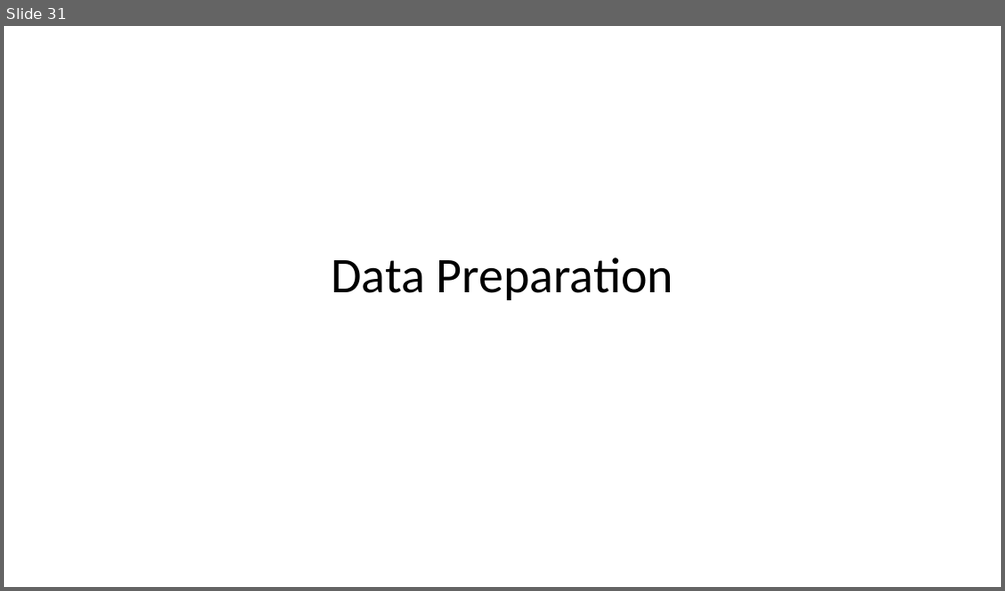
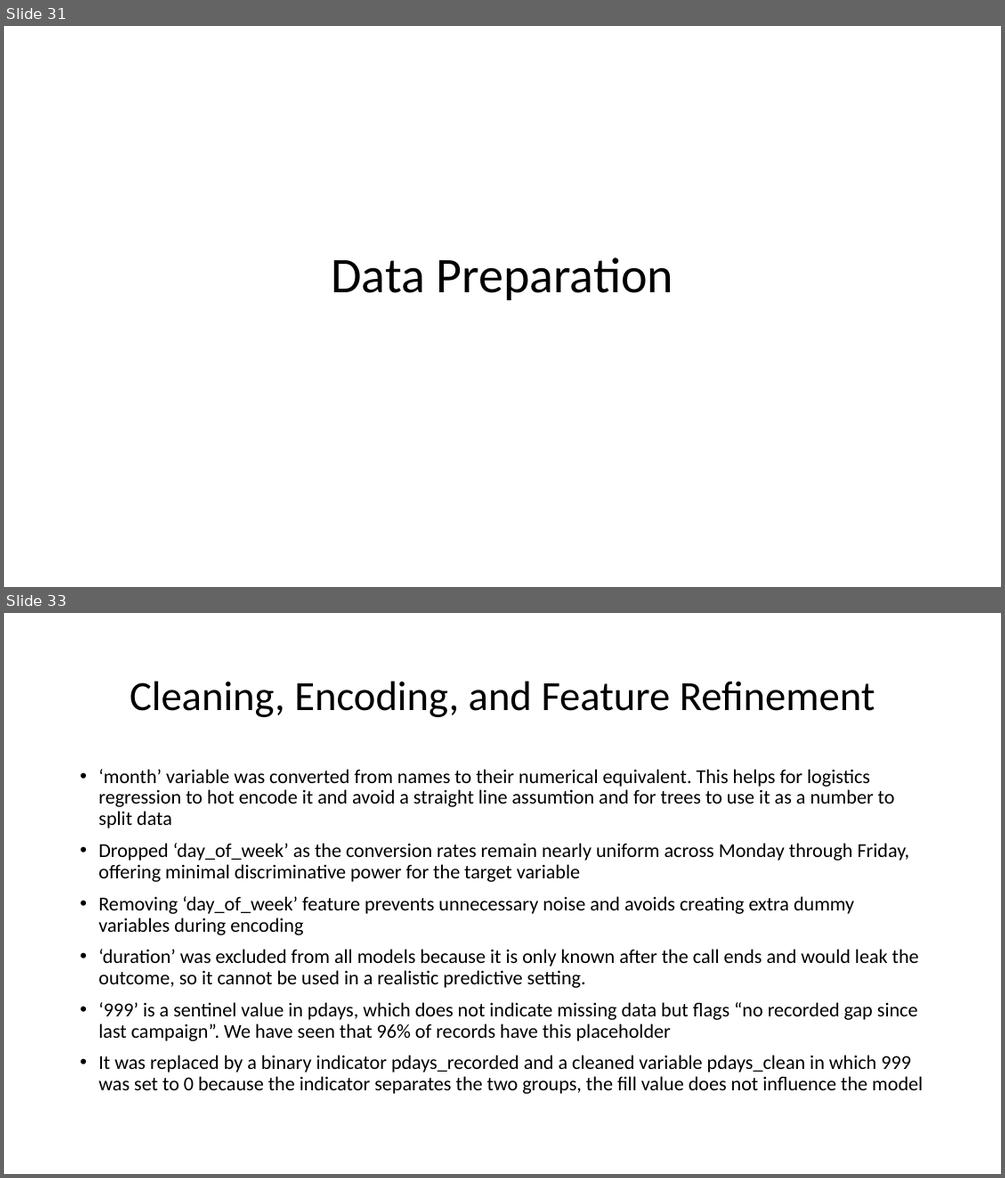
Before and after one commit to anoopungrd/sgh-advanced-analytics-big-data, a slide deck: semester-1/data-mining/project/documentation/Bank Marketing - Term Deposit Subscription.pptx. Shown one above the other, each under a label of ours: slide 31 before the commit, slides 31 and 33 after it; the slides between them are not shown. The pictures are 1005x591 and 1005x1178 pixels, drawn with LibreOffice and Linux fonts; fonts in the diff are those of the drawing. Boxes give left, top, right and bottom in pixels: in the first picture for what was removed or moved away, otherwise in the second. Text is boxed around its words. In the diff, an @@ line names an element or a change of style, - is before the commit and + after.

Commit message:
Added the data set and made code changes to final code file.

```diff
--- a/semester-1/data-mining/project/documentation/Bank Marketing - Term Deposit Subscription.pptx
+++ b/semester-1/data-mining/project/documentation/Bank Marketing - Term Deposit Subscription.pptx
@@ slide 33 added at [4,613,1001,1174], background #FFFFFF @@
@@ title added at [129,681,875,717], 40 pt, text #000000 @@
+Cleaning, Encoding, and Feature Refinement
@@ text added at [98,769,922,1094], 19 pt, text #000000 @@
+• ‘month’ variable was converted from names to their numerical equivalent. This helps for logistics regression to hot encode it and avoid a straight line assumtion and for trees to use it as a number to split data
+• Dropped ‘day_of_week’ as the conversion rates remain nearly uniform across Monday through Friday, offering minimal discriminative power for the target variable
+• Removing ‘day_of_week’ feature prevents unnecessary noise and avoids creating extra dummy variables during encoding
+• ‘duration’ was excluded from all models because it is only known after the call ends and would leak the outcome, so it cannot be used in a realistic predictive setting.
+• ‘999’ is a sentinel value in pdays, which does not indicate missing data but flags “no recorded gap since last campaign”. We have seen that 96% of records have this placeholder
+• It was replaced by a binary indicator pdays_recorded and a cleaned variable pdays_clean in which 999 was set to 0 because the indicator separates the two groups, the fill value does not influence the model
```
Also in this commit, not shown: 22 slides changed, 19 other slides added, 11 other files.
